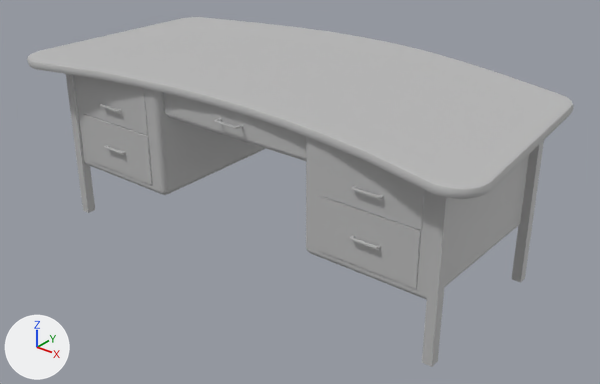
A saved change to the FBX model Content/InteractiveProps/Desk/BossDesk.fbx.
One viewpoint serves both versions: a camera (50 mm lens) standing at (26.88, -3.72, 2.16) and looking at (24.47, -0.7, 0.29). The axes (+X, +Y, +Z) are drawn at lower left. The lights are the same throughout. Where no turn or scale is listed for an object, it has been applied to the vertices.

The first picture shows 'Boss_Desk_Boss_Desk', 'Boss_Desk_Boss_Desk_Drawer'.
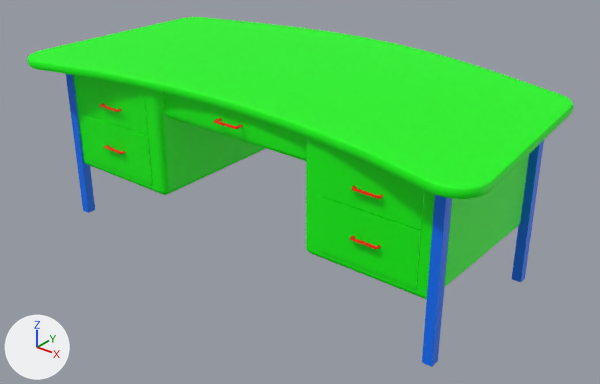
Boxes (x1, y1, x2, y2) around the edits, measured in the pictures (600 x 384 px):
part 1 of me_mesh_001, recoloured (grey to green)
    both: (27, 17, 574, 300)
part 2 of me_mesh_001, recoloured (grey to blue)
    both: (66, 74, 95, 213)
part 3 of me_mesh_001, recoloured (grey to blue)
    both: (422, 195, 452, 367)
part 4 of me_mesh_001, recoloured (grey to blue)
    both: (512, 140, 544, 283)
part 5 of me_mesh_001, recoloured
    both: (100, 104, 125, 154)
part 6 of me_mesh_001, recoloured (grey to red)
    both: (350, 186, 383, 249)
part 7 of me_mesh, recoloured
    both: (214, 118, 243, 129)
part 8 of me_mesh, recoloured (grey to green)
    both: (163, 93, 306, 158)

Patch to the scene script:
```diff
--- a/Content/InteractiveProps/Desk/BossDesk.fbx.py
+++ b/Content/InteractiveProps/Desk/BossDesk.fbx.py
@@ mat_mat1 @@
+mat_mat1 = principled_material('mat1')
+mat_mat1.base_color = (0.0, 1.0, 0.0)  # green #00ff00
+mat_mat1.roughness = 0.553
@@ mat_mat2 @@
+mat_mat2 = principled_material('mat2')
+mat_mat2.base_color = (1.0, 0.0, 0.0)  # red #ff0000
+mat_mat2.roughness = 0.553
@@ mat_pasted__mat2 @@
+mat_pasted__mat2 = principled_material('pasted__mat2')
+mat_pasted__mat2.base_color = (0.0, 0.17, 1.0)  # blue #0073ff
+mat_pasted__mat2.roughness = 0.553
@@ me_mesh @@
 me_mesh.from_pydata(...)  # 84 vertices, 140 faces; spans x 23.977..24.867, y -1.189..-0.438, z 0.733..0.855
 # used by ob_boss_desk_boss_desk_drawer; location = (0.0, 0.0, 0.0)
+# me_mesh part 7: all 56 faces centred in x 24.351..24.492, y -1.189..-1.151, z 0.792..0.799 switch from mat_drawer (grey #bcbcbc) to mat_mat2 (red #ff0000)
+# me_mesh part 8: all 84 faces centred in x 23.977..24.867, y -1.143..-0.438, z 0.733..0.855 switch from mat_drawer (grey #bcbcbc) to mat_mat1 (green #00ff00)
@@ me_mesh_001 @@
 me_mesh_001.from_pydata(...)  # 739 vertices, 1373 faces; spans x 23.1..25.75, y -1.36..0.09, z 0.0..0.91
 # used by ob_boss_desk_boss_desk; location = (0.0, 0.0, 0.0)
+# me_mesh_001 part 1: 1117 of the faces centred in x 23.1..25.74, y -1.35..0.09, z 0.29..0.91 switch from mat_desk (grey #bcbcbc) to mat_mat1 (green #00ff00)
+# me_mesh_001 part 2: all 8 faces centred in x 23.28..23.33, y -1.19..-1.15, z 0.29..0.58 switch from mat_desk (grey #bcbcbc) to mat_pasted__mat2 (blue #0072ff)
+# me_mesh_001 part 3: all 8 faces centred in x 25.51..25.56, y -1.19..-1.15, z 0.29..0.58 switch from mat_desk (grey #bcbcbc) to mat_pasted__mat2 (blue #0072ff)
+# me_mesh_001 part 4: all 8 faces centred in x 25.51..25.56, y -0.35..-0.3, z 0.29..0.58 switch from mat_desk (grey #bcbcbc) to mat_pasted__mat2 (blue #0072ff)
+# me_mesh_001 part 5: all 112 faces centred in x 23.56..23.7, y -1.21..-1.17, z 0.47..0.7 switch from mat_desk (grey #bcbcbc) to mat_mat2 (red #ff0000)
+# me_mesh_001 part 6: all 112 faces centred in x 25.14..25.28, y -1.21..-1.17, z 0.47..0.7 switch from mat_desk (grey #bcbcbc) to mat_mat2 (red #ff0000)
```
